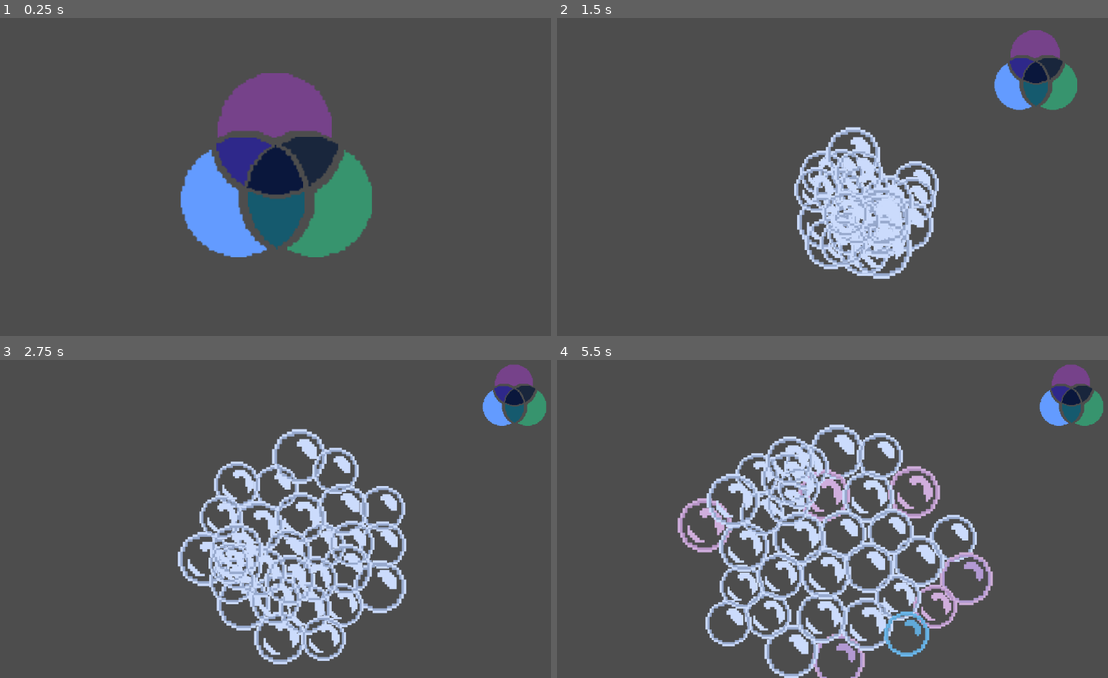
Above: before the commit, frames 1-4 (two rows, left to right).
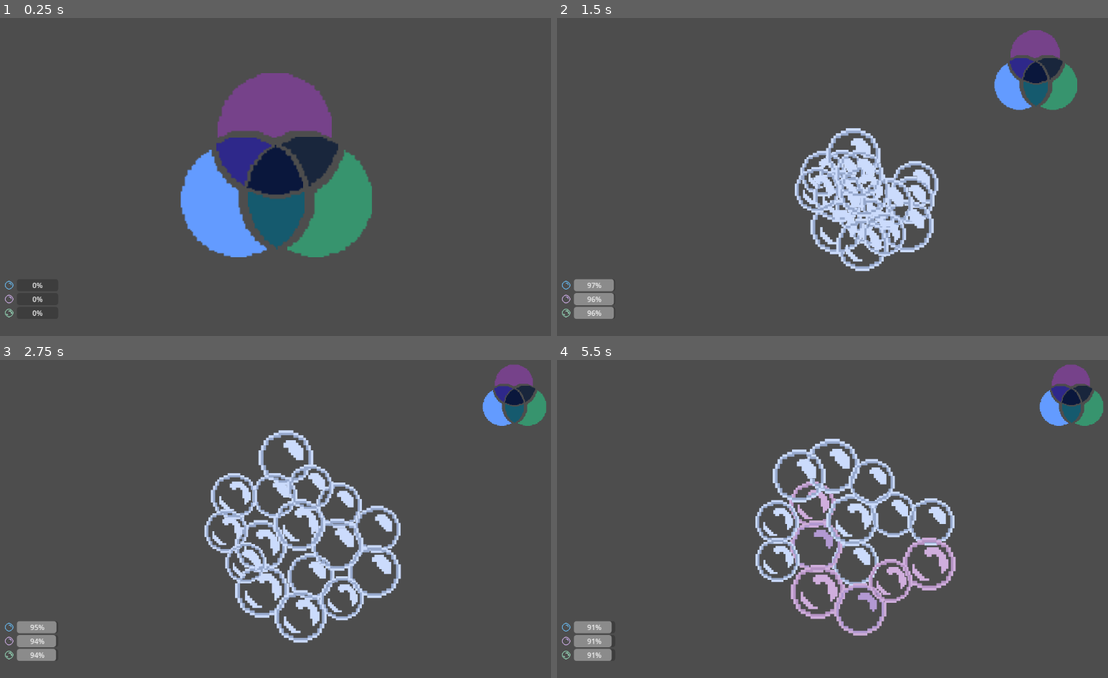
Above: after the commit, the same moments.

Repository: davirss/fakeltd.
Game: Godot game, scene res://Scenes/game.tscn
Two runs of this game, one before a commit and one after it. Both use one fixed random seed, a clock stepped at 60 frames per second and the inputs below. This scene is started directly instead of the project's main scene.
Inputs (mouse positions are in pixels of both pictures, inside the frame that each line leads up to):
- Up to frame 1 (0.25 s): no input
- Up to frame 2 (1.5 s): tap Enter (ui_accept) at 0.5, 0.77 s; move the mouse to (788, 202) at 0.52 s; click (788, 202) at 0.6 s; move the mouse to (887, 167) at 1.27 s; click (887, 167) at 1.35 s
- Up to frame 3 (2.75 s): tap Enter (ui_accept) at 1.52 s; move the mouse to (292, 550) at 2.02 s; click (292, 550) at 2.1 s
- Up to frame 4 (5.5 s): move the mouse to (832, 487) at 2.77 s; click (832, 487) at 2.85 s; tap Enter (ui_accept) at 3.02, 3.77, 4.52 s; move the mouse to (882, 538) at 3.52 s; click (882, 538) at 3.6 s; move the mouse to (799, 464) at 4.27 s; click (799, 464) at 4.35 s; move the mouse to (948, 506) at 5.02 s; click (948, 506) at 5.1 s

The runs differ from the first frame. In frame 1, 0.1% of the frame differs, in the area x 0-8%, y 82-95%; in frame 2, 5.2%; in frame 3, 14%; in frame 4, 19%, in the area x 0-80%, y 20-100%.

Commit message:
Add influence mechanic.

Diff:
--- a/Global.gd
+++ b/Global.gd
@@ -3,3 +3,5 @@
 signal on_venn_pressed(left, top, right)
 
 signal bubble_clicked(state: BubbleDefinitions.BubbleState, bubble: Bubble)
+
+signal influence_over
--- a/Menu/main_menu.tscn
+++ b/Menu/main_menu.tscn
@@ -2,42 +2,32 @@
 
 [ext_resource type="Script" path="res://Menu/main_menu.gd" id="1_r440u"]
 
-[node name="Main_menu" type="Node2D"]
-position = Vector2(0, 2)
+[node name="Main_menu" type="MarginContainer"]
+anchors_preset = 15
+anchor_right = 1.0
+anchor_bottom = 1.0
+grow_horizontal = 2
+grow_vertical = 2
 script = ExtResource("1_r440u")
 
 [node name="ColorRect" type="ColorRect" parent="."]
 modulate = Color(1, 0, 0, 1)
 show_behind_parent = true
 clip_children = 2
-offset_left = 1.0
-offset_top = -1.0
-offset_right = 540.0
-offset_bottom = 332.0
-
-[node name="Label" type="Label" parent="."]
-offset_left = 173.0
-offset_top = 26.0
-offset_right = 351.0
-offset_bottom = 95.0
-theme_override_font_sizes/font_size = 50
-text = "Fake ltd
-"
+layout_mode = 2
 
 [node name="CenterContainer" type="CenterContainer" parent="."]
-anchors_preset = 15
-anchor_right = 1.0
-anchor_bottom = 1.0
-offset_left = 1.0
-offset_top = 1.0
-offset_right = 539.0
-offset_bottom = 329.0
-grow_horizontal = 2
-grow_vertical = 2
+layout_mode = 2
 size_flags_horizontal = 4
 
 [node name="VBoxContainer" type="VBoxContainer" parent="CenterContainer"]
 layout_mode = 2
+
+[node name="Label" type="Label" parent="CenterContainer/VBoxContainer"]
+layout_mode = 2
+theme_override_font_sizes/font_size = 50
+text = "Fake ltd
+"
 
 [node name="Play" type="Button" parent="CenterContainer/VBoxContainer"]
 layout_mode = 2
@@ -56,14 +46,7 @@
 text = "Instructions"
 
 [node name="CenterContainer2" type="CenterContainer" parent="."]
-anchors_preset = 1
-anchor_left = 1.0
-anchor_right = 1.0
-offset_left = 470.0
-offset_top = -1.0
-offset_right = 540.0
-offset_bottom = 39.0
-grow_horizontal = 0
+layout_mode = 2
 
 [node name="Settings" type="Button" parent="CenterContainer2"]
 layout_mode = 2
--- /dev/null
+++ b/Scenes/Influences.tscn
@@ -0,0 +1,63 @@
+[gd_scene load_steps=5 format=3 uid="uid://bwws8ulogsveg"]
+
+[ext_resource type="Texture2D" uid="uid://dskd0rvt6r8dy" path="res://Resources/bubbles sprites/bubble-1-blue.png" id="1_1o014"]
+[ext_resource type="Script" path="res://influence_bars/influence_bars.gd" id="1_714sy"]
+[ext_resource type="Texture2D" uid="uid://c6kmqtuyqbnxi" path="res://Resources/bubbles sprites/bubble-1-pink.png" id="3_wvu1c"]
+[ext_resource type="Texture2D" uid="uid://bv2in8qyjwsg2" path="res://Resources/bubbles sprites/bubble-2-green.png" id="4_wadnv"]
+
+[node name="Influences" type="VBoxContainer"]
+anchors_preset = 8
+anchor_left = 0.5
+anchor_top = 0.5
+anchor_right = 0.5
+anchor_bottom = 0.5
+offset_left = -4.0
+offset_top = -44.5
+offset_right = 4.0
+offset_bottom = 44.5
+grow_horizontal = 2
+grow_vertical = 2
+scale = Vector2(0.994185, 1)
+script = ExtResource("1_714sy")
+
+[node name="FirstGroup" type="HBoxContainer" parent="."]
+custom_minimum_size = Vector2(124, 0)
+layout_mode = 2
+size_flags_vertical = 4
+
+[node name="TextureRect" type="TextureRect" parent="FirstGroup"]
+layout_mode = 2
+texture = ExtResource("1_1o014")
+expand_mode = 3
+
+[node name="ProgressBar" type="ProgressBar" parent="FirstGroup"]
+layout_mode = 2
+size_flags_horizontal = 3
+size_flags_vertical = 1
+rounded = true
+
+[node name="SecondGroup" type="HBoxContainer" parent="."]
+custom_minimum_size = Vector2(124, 0)
+layout_mode = 2
+
+[node name="TextureRect" type="TextureRect" parent="SecondGroup"]
+layout_mode = 2
+texture = ExtResource("3_wvu1c")
+expand_mode = 3
+
+[node name="ProgressBar" type="ProgressBar" parent="SecondGroup"]
+layout_mode = 2
+size_flags_horizontal = 3
+
+[node name="HBoxContainer3" type="HBoxContainer" parent="."]
+custom_minimum_size = Vector2(124, 0)
+layout_mode = 2
+
+[node name="TextureRect" type="TextureRect" parent="HBoxContainer3"]
+layout_mode = 2
+texture = ExtResource("4_wadnv")
+expand_mode = 3
+
+[node name="ProgressBar" type="ProgressBar" parent="HBoxContainer3"]
+layout_mode = 2
+size_flags_horizontal = 3
--- a/Scenes/game.tscn
+++ b/Scenes/game.tscn
@@ -1,10 +1,11 @@
-[gd_scene load_steps=10 format=3 uid="uid://dhdc0ckmuduvf"]
+[gd_scene load_steps=11 format=3 uid="uid://dhdc0ckmuduvf"]
 
 [ext_resource type="Script" path="res://game_manager.gd" id="1_7gb4w"]
 [ext_resource type="PackedScene" uid="uid://jsskjmbbjspf" path="res://bubble/bubble.tscn" id="2_yeahh"]
 [ext_resource type="PackedScene" uid="uid://bc3gn5uh1lea" path="res://Scenes/ven_controller.tscn" id="3_3oy8c"]
 [ext_resource type="Script" path="res://Scenes/spawning_marker.gd" id="3_algbn"]
 [ext_resource type="Script" path="res://Scenes/floating_target.gd" id="3_drd3v"]
+[ext_resource type="PackedScene" uid="uid://bwws8ulogsveg" path="res://Scenes/Influences.tscn" id="6_j03eu"]
 
 [sub_resource type="CircleShape2D" id="CircleShape2D_23fjt"]
 radius = 400.0
@@ -85,9 +86,9 @@
 position = Vector2(640, 360)
 script = ExtResource("3_drd3v")
 
-[node name="Area2D" type="Area2D" parent="Field"]
+[node name="GameOverArea" type="Area2D" parent="Field"]
 
-[node name="CollisionShape2D" type="CollisionShape2D" parent="Field/Area2D"]
+[node name="GameOverShape" type="CollisionShape2D" parent="Field/GameOverArea"]
 position = Vector2(645, 360)
 shape = SubResource("CircleShape2D_23fjt")
 
@@ -102,4 +103,10 @@
 
 [node name="AudioStreamPlayer2D" type="AudioStreamPlayer2D" parent="."]
 
-[connection signal="body_exited" from="Field/Area2D" to="." method="_on_area_2d_body_exited"]
+[node name="Influences" parent="." instance=ExtResource("6_j03eu")]
+offset_left = 34.0
+offset_top = 592.0
+offset_right = 158.0
+offset_bottom = 681.0
+
+[connection signal="body_exited" from="Field/GameOverArea" to="." method="_on_area_2d_body_exited"]
--- /dev/null
+++ b/Scenes/influences.gd
@@ -0,0 +1,11 @@
+extends VBoxContainer
+
+
+# Called when the node enters the scene tree for the first time.
+func _ready() -> void:
+	pass # Replace with function body.
+
+
+# Called every frame. 'delta' is the elapsed time since the previous frame.
+func _process(delta: float) -> void:
+	pass
--- a/game_manager.gd
+++ b/game_manager.gd
@@ -3,10 +3,6 @@
 @export var initial_bubbles_amount  = 20
 
 var _ft_variable_margin_percent = 0.1
-
-var groupa_popped_bubbles = 0
-var groupb_popped_bubbles = 0
-var groupc_popped_bubbles = 0
 
 var bubble_spawn_cooldown = 1
 var bubble_spawn_countdown: float = 0
@@ -16,6 +12,10 @@
 
 var selected_group
 var round_started = false
+
+var influence_a = 100
+var influence_b = 100
+var influence_c = 100
 
 @onready var audio = $AudioStreamPlayer2D
 @export var placeholder: PackedScene
@@ -30,6 +30,10 @@
 	# If not, schedule spawn.
 	Global.bubble_clicked.connect(_on_bubble_clicked)
 	Global.on_venn_pressed.connect(_on_ven_pressed)
+	Global.influence_over.connect(_game_over)
+	$Influences.bar_1 = influence_a
+	$Influences.bar_2 = influence_b
+	$Influences.bar_3 = influence_c
 
 func _on_ven_pressed(left, top, right) -> void:
 	if left && !top && !right:
@@ -64,6 +68,7 @@
 
 func _start_round() -> void:
 	round_started = true
+	$Influences.elapsed = true
 	## Spawn the initial_bubbles_amount
 	_spawn_initial_bubbles()
 
@@ -71,14 +76,24 @@
 	for i in initial_bubbles_amount:
 		_spawn_new_bubble()
 
-func _on_wrong_bubble_popped() -> void:
-	_spawn_new_bubble()
-	_spawn_new_bubble()
+func _on_wrong_bubble_popped(state:  BubbleDefinitions.BubbleState) -> void:
+	match state:
+		BubbleDefinitions.BubbleState.WHATSAPP:
+			$Influences.decrease_first(0.5)
+		BubbleDefinitions.BubbleState.FACEBOOK:
+			$Influences.decrease_second(0.5)
+		BubbleDefinitions.BubbleState.INSTAGRAM:
+			$Influences.decrease_third(0.5)
+		BubbleDefinitions.BubbleState.NEUTRAL:
+			$Influences.decrease_first(0.5)
+			$Influences.decrease_second(0.5)
+			$Influences.decrease_third(0.5)
+
 
 func _on_bubble_clicked(state: BubbleDefinitions.BubbleState, bubble: Bubble) -> void:
 	if (!selected_group.has(state)):
 		print("Wrong bubble")
-		_on_wrong_bubble_popped()
+		_on_wrong_bubble_popped(state)
 		bubble.queue_free()
 		audio.stream = load("res://Resources/Sounds/Pop Sound Effects -2.ogg")
 		add_child(audio)
@@ -87,15 +102,6 @@
 
 	audio.stream = load("res://Resources/Sounds/Pop Sound Effects -3.ogg")
 	audio.play()
-
-	if state == BubbleDefinitions.BubbleState.WHATSAPP:
-		groupa_popped_bubbles += 1
-	elif BubbleDefinitions.BubbleState.INSTAGRAM:
-		groupb_popped_bubbles += 1
-	elif BubbleDefinitions.BubbleState.FACEBOOK:
-		groupc_popped_bubbles += 1
-	else:
-		_on_wrong_bubble_popped()
 	bubble.queue_free()
 
 func _spawn_new_bubble() -> void:
@@ -116,7 +122,7 @@
 # Called every frame. 'delta' is the elapsed time since the previous frame.
 func _process(delta: float) -> void:
 	if round_started && !get_tree().has_group("bubble"):
-		round_started = false
+		_game_over()
 
 	if round_started:
 		_check_buble_spawn_countdown()
@@ -130,6 +136,8 @@
 
 func _game_over():
 	round_started = false
+	$Influences.elapsed = false
+
 	var nodes = get_tree().get_nodes_in_group("bubble");
 	for bubble in nodes:
 		# TODO: Animate all bubbles bursting
@@ -137,7 +145,5 @@
 	_maximize_diagram()
 
 func _on_area_2d_body_exited(body: Node2D) -> void:
-	print("exited")
-	print("Body is bubble:", body, body.is_queued_for_deletion())
 	if body.is_in_group("bubble") && !body.is_queued_for_deletion():
 		_game_over()
--- /dev/null
+++ b/influence_bars/influence_bars.gd
@@ -0,0 +1,56 @@
+extends VBoxContainer
+
+var bar_1 = 100
+var bar_2 = 100
+var bar_3 = 100
+
+var decreaseRatio = 1
+var decrease_cooldown = 1
+var decrase_countdown = 0
+
+var elapsed = false
+# Called when the node enters the scene tree for the first time.
+func _ready() -> void:
+	pass # Replace with function body.
+
+# Called every frame. 'delta' is the elapsed time since the previous frame.
+func _process(delta: float) -> void:
+	if !elapsed: return
+
+	decrease_first(delta)
+	decrease_second(delta)
+	decrease_third(delta)
+	_check_zeroed_bar()
+
+	print(bar_1)
+	$FirstGroup/ProgressBar.value = bar_1
+	$SecondGroup/ProgressBar.value = bar_2
+	$HBoxContainer3/ProgressBar.value = bar_3
+
+func _check_zeroed_bar():
+	if (bar_1 <= 0 || bar_2 <= 0 || bar_3 <= 0):
+		Global.influence_over.emit()
+
+func decrease_first(delta):
+	bar_1 -= delta
+	pass
+
+func decrease_third(delta):
+	bar_3 -= delta
+	pass
+
+func decrease_second(delta):
+	bar_2 -= delta
+	pass
+
+func increase_first(amount):
+	bar_1 += amount
+	pass
+
+func increase_second(amount):
+	bar_3 += amount
+	pass
+
+func incrase_third(amount):
+	bar_2 += amount
+	pass
